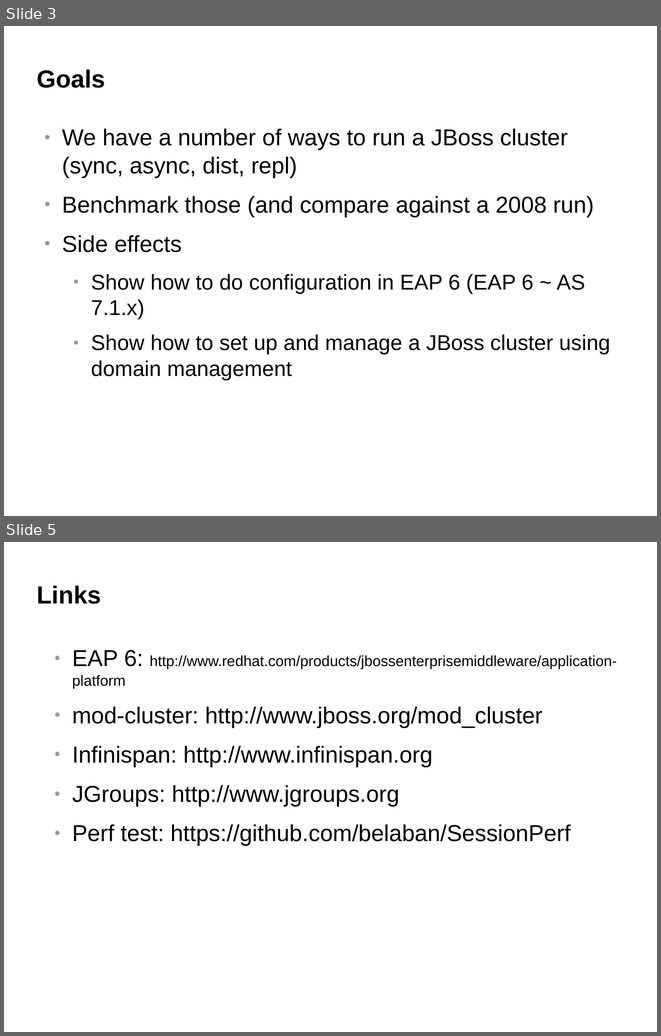
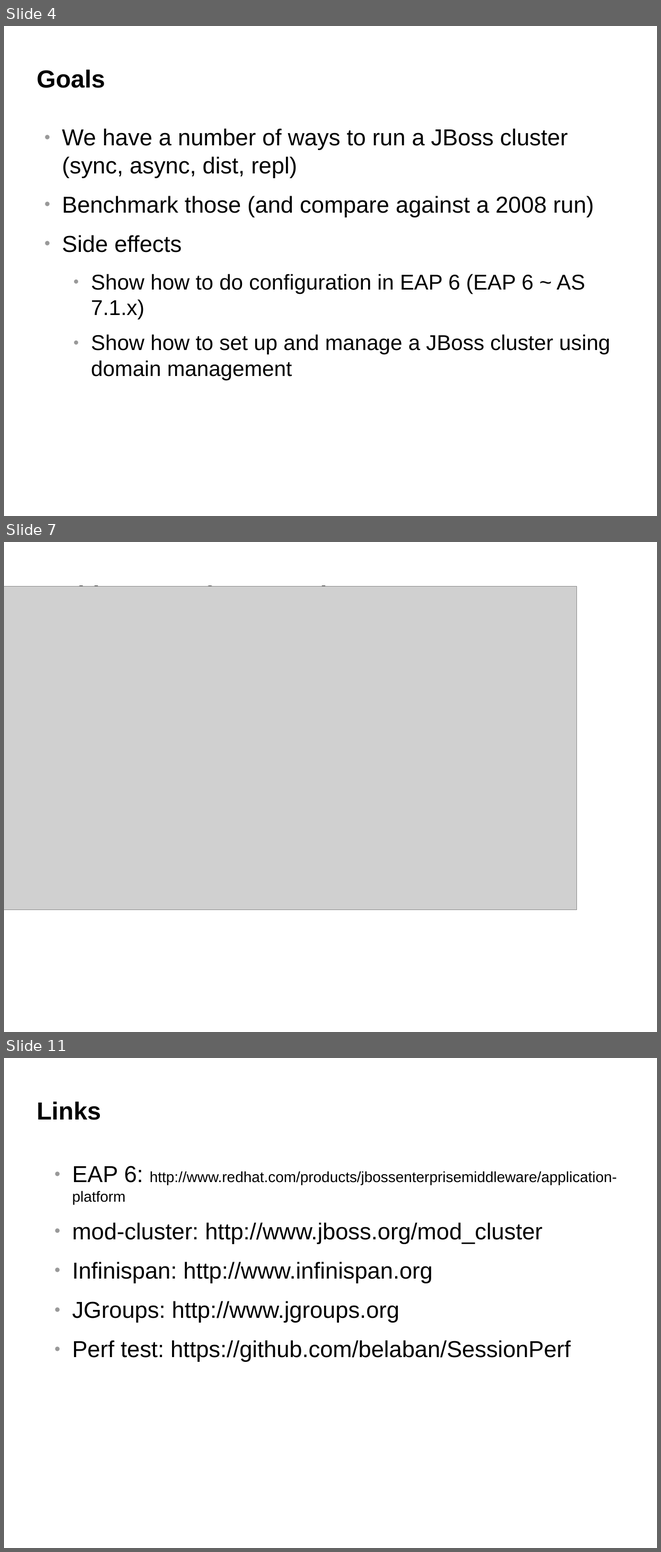
Before and after one commit to belaban/SessionPerf, a slide deck: docs/jbw2012.odp. Shown one above the other, each under a label of ours: slides 3 and 5 before the commit, slides 4, 7 and 11 after it; the slides between them are not shown. The pictures are 661x1036 and 661x1552 pixels, drawn with LibreOffice and Linux fonts; fonts in the diff are those of the drawing; grey boxes stand for pictures; background and template pictures are left out. Boxes give left, top, right and bottom in pixels: in the first picture for what was removed or moved away, otherwise in the second. Text is boxed around its words. In the diff, an @@ line names an element or a change of style, - is before the commit and + after.

```diff
--- a/docs/jbw2012.odp
+++ b/docs/jbw2012.odp
@@ slide 7 added at (4, 542, 657, 1032), background #FFFFFF @@
@@ picture added at (4, 587, 577, 910) @@
@@ title added at (37, 584, 421, 587), 30 pt, text #000000, bold @@
+Architecture of a JBoss instance
@@ what was slide 3 is now slide 4 @@
@@ what was slide 5 is now slide 11 @@
```
Also in this commit, not shown: 1 slide changed, 5 other slides added.
